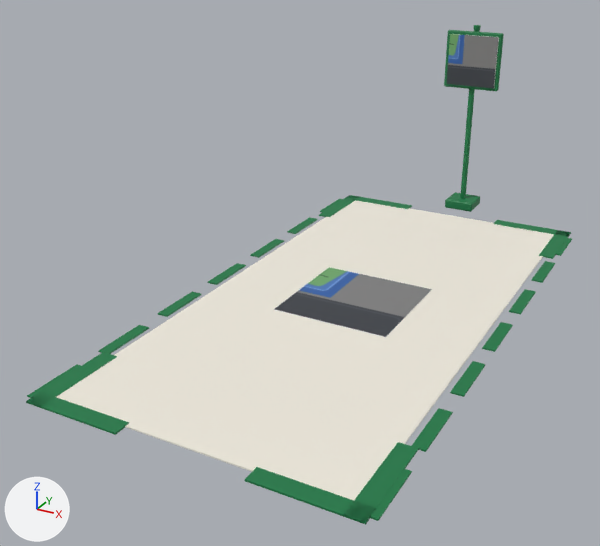
An edit to the FBX model UnityProject/Assets/Itens/Vaga.fbx, drawn before and after from the same camera.
Rendered twice from a 50 mm camera at (2.76, -6.03, 3.16) aimed at (-0.37, -0.32, 0.31). The axes (+X, +Y, +Z) are drawn at lower left. The lights are the same throughout. The picture after the commit comes second. Where no turn or scale is listed for an object, it has been applied to the vertices.

Names of what the first picture shows: 'LinhaDir', 'LinhaEsq', 'Placa', 'Poste', 'Vaga'.
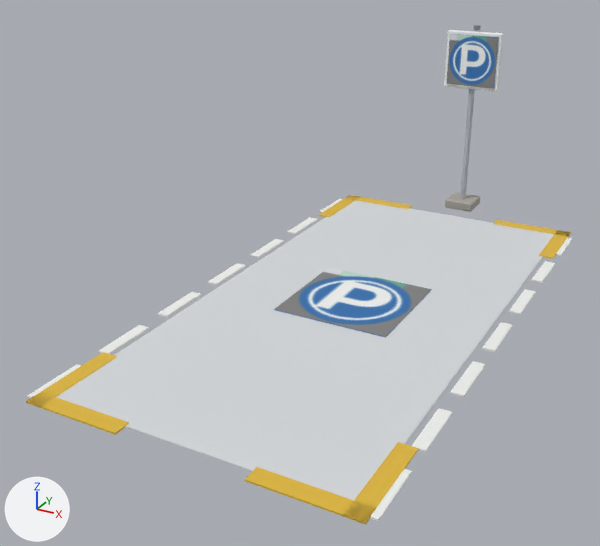
What differs and where, as boxes (x1, y1, x2, y2) in the pictures (600 x 546 px):
part 1 of me_linhadir, surface changed
    both: (370, 238, 572, 521)
part 2 of me_linhaesq, surface changed
    both: (27, 199, 343, 398)
part 3 of me_placa_003, surface changed
    both: (444, 30, 504, 91)
part 4 of me_poste_001, surface changed (green to grey)
    both: (445, 25, 481, 212)
part 5 of me_vaga, surface changed
    both: (26, 195, 571, 525)

The change, as a diff of the scene's bpy script:
```diff
--- a/UnityProject/Assets/Itens/Vaga.fbx.py
+++ b/UnityProject/Assets/Itens/Vaga.fbx.py
@@ me_vaga @@
 me_vaga.from_pydata(...)  # 80 vertices, 60 faces; spans x -1.3..1.3, y -2.6..2.6, z 0.0..0.02
 # used by ob_vaga; location = (0.0, 0.0, 0.0)
+# me_vaga part 5: texture (UV) coordinates of 60 of 60 faces, centred in x -1.3..1.3, y -2.6..2.6, z 0.0..0.02, changed; they spanned u 0.11..0.49, v 0.72..0.86 and now span u 0.05..0.25, v 0.86..0.93
 me_vaga.materials.append(mat_dc_m_itens_atlas)
@@ me_linhaesq @@
 me_linhaesq.from_pydata(...)  # 56 vertices, 42 faces; spans x -0.05..0.05, y -2.54..2.42, z 0.0..0.01
 # used by ob_linhaesq; location = (-1.3, 0.0, 0.0)
+# me_linhaesq part 2: texture (UV) coordinates of 42 of 42 faces, centred in x -0.05..0.05, y -2.54..2.42, z 0.0..0.01, changed; they spanned u 0.08..0.08, v 0.86..0.86 and now span u 0.04..0.04, v 0.93..0.93
 me_linhaesq.materials.append(mat_dc_m_itens_atlas)
@@ me_placa_003 @@
 me_placa_003.from_pydata(...)  # 56 vertices, 58 faces; spans x -0.3..0.3, y -0.042..0.06, z -0.3..0.3
 # used by ob_placa; location = (0.0, 2.86, 1.66)
+# me_placa_003 part 3: texture (UV) coordinates of 58 of 58 faces, centred in x -0.3..0.3, y -0.042..0.06, z -0.3..0.3, changed; they spanned u 0.08..0.49, v 0.72..0.89 and now span u 0.04..0.25, v 0.86..0.95
 me_placa_003.materials.append(mat_dc_m_itens_atlas)
@@ me_linhadir @@
 me_linhadir.from_pydata(...)  # 56 vertices, 42 faces; spans x -0.05..0.05, y -2.54..2.42, z 0.0..0.01
 # used by ob_linhadir; location = (1.3, 0.0, 0.0)
+# me_linhadir part 1: texture (UV) coordinates of 42 of 42 faces, centred in x -0.05..0.05, y -2.54..2.42, z 0.0..0.01, changed; they spanned u 0.08..0.08, v 0.86..0.86 and now span u 0.04..0.04, v 0.93..0.93
 me_linhadir.materials.append(mat_dc_m_itens_atlas)
@@ me_poste_001 @@
 me_poste_001.from_pydata(...)  # 68 vertices, 86 faces; spans x -0.16..0.16, y -0.16..0.16, z 0.0..2.02
 # used by ob_poste; location = (0.0, 2.9, 0.0)
+# me_poste_001 part 4: 86 kept faces spanning x -0.16..0.16, y -0.16..0.16, z 0.0..2.02 get new texture (UV) coordinates
 me_poste_001.materials.append(mat_dc_m_itens_atlas)
```
